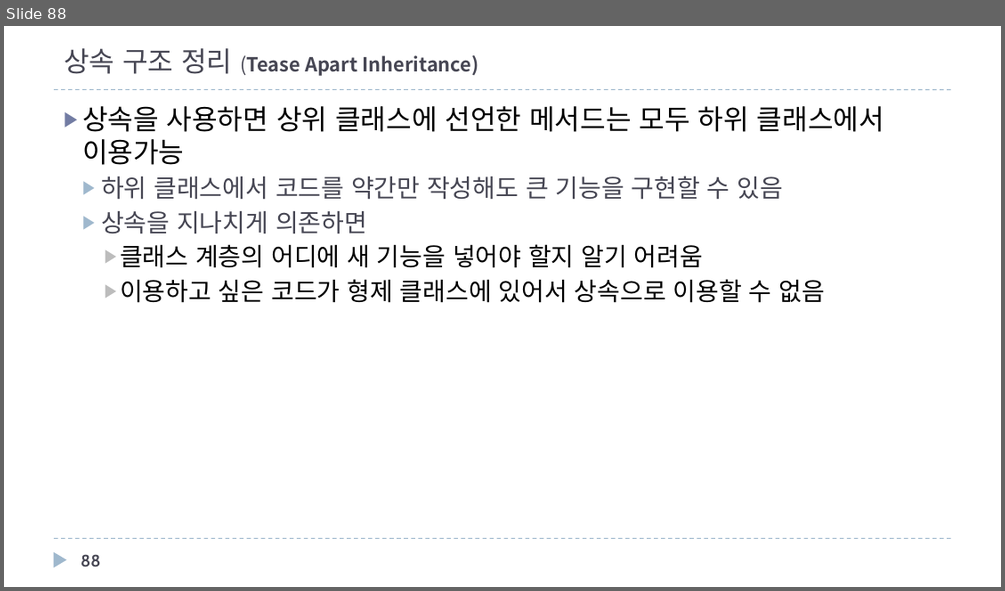
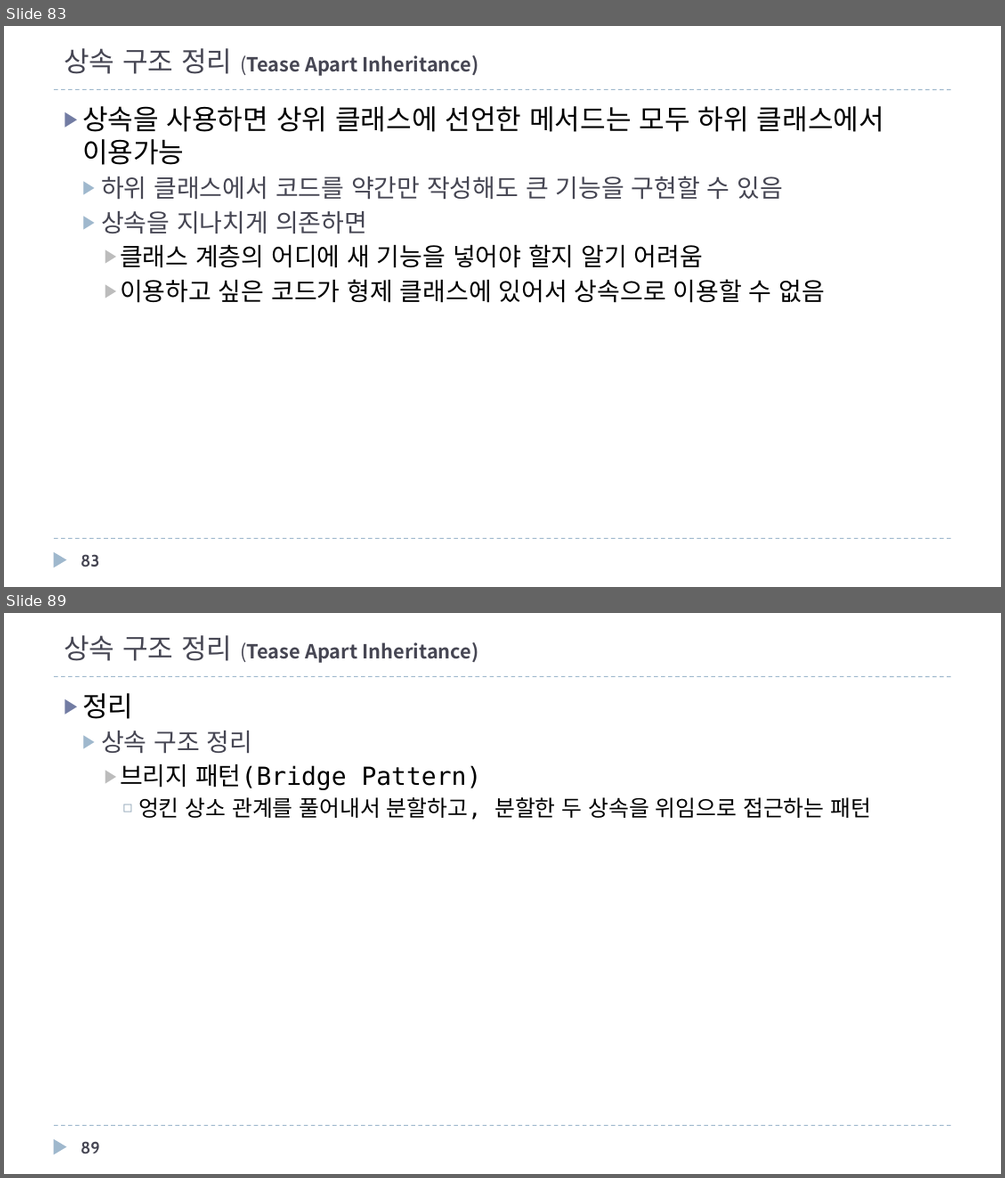
Before and after one commit to mkgungor/refactoring_java, a slide deck: ppt/자바로 배우는 리팩토링 입문.pptx. Shown one above the other, each under a label of ours: slide 88 before the commit, slides 83 and 89 after it; the slides between them are not shown. The pictures are 1005x591 and 1005x1178 pixels, drawn with LibreOffice and Linux fonts; fonts in the diff are those of the drawing. Boxes give left, top, right and bottom in pixels: in the first picture for what was removed or moved away, otherwise in the second. Text is boxed around its words. In the diff, an @@ line names an element or a change of style, - is before the commit and + after.

```diff
--- a/ppt/자바로 배우는 리팩토링 입문.pptx
+++ b/ppt/자바로 배우는 리팩토링 입문.pptx
@@ slide 89 added at box(4, 613, 1001, 1174), background #FFFFFF; not listed: 3 template elements that a slide beside it also shows @@
@@ title added at box(64, 635, 478, 663), 14 pt, text #464653, bold @@
+상속 구조 정리 (Tease Apart Inheritance)
@@ text added at box(82, 693, 871, 819), 16 pt, text #000000 @@
+▶ 정리
+  ▶ 상속 구조 정리
+    ▶ 브리지 패턴(Bridge Pattern)
+      ◻ 엉킨 상소 관계를 풀어내서 분할하고, 분할한 두 상속을 위임으로 접근하는 패턴
@@ page number added at box(81, 1141, 100, 1154), 12 pt, text #464653, bold @@
+89
@@ what was slide 88 is now slide 83 @@
@@ page number at box(81, 554, 99, 567): text changed @@
-88
+83
```
Also in this commit, not shown: 7 slides changed, 1 other slide added, 5 slides removed.
